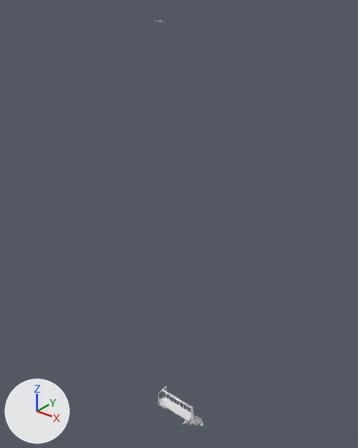
The FBX model road_train_trailer/meshes/trucks/tuning/extension.fbx: old version first, new version second.
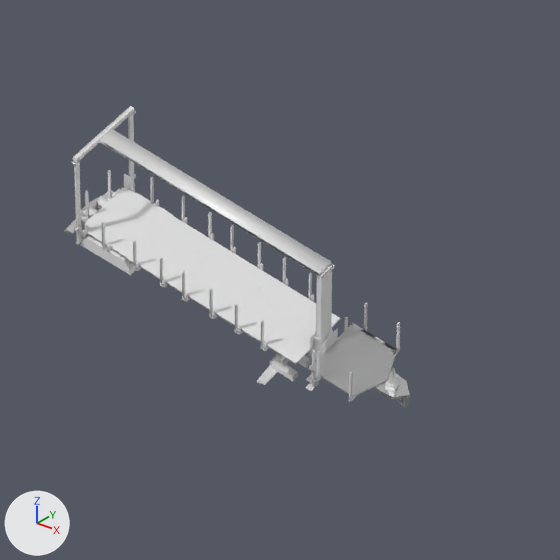
Each version appears first whole from a 50 mm camera at (0.605, -0.787, 1.068) aimed at (-0.043, 0.023, 0.566), and next in a close-up on the part from 41% to 63% of the width and 83% to 100% of the height. Lighting does not change. The marker at lower left points along +X, +Y and +Z. Where no turn or scale is listed for an object, it has been applied to the vertices. Vertices at the same position are counted once.

Names of what the first close-up shows: 'arm', 'cdt_Body.007', 'cdt_Hitch.004', 'cdt_Lift.007', 'cdt_Pin.002', 'extension.001', 'lift2.003', 'top.008', 'universal'.
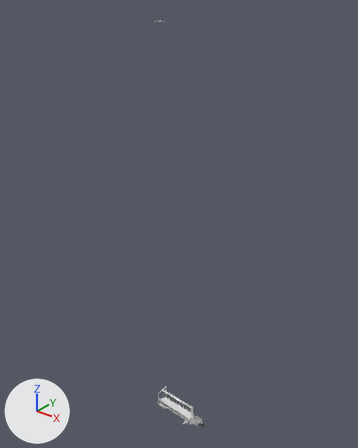
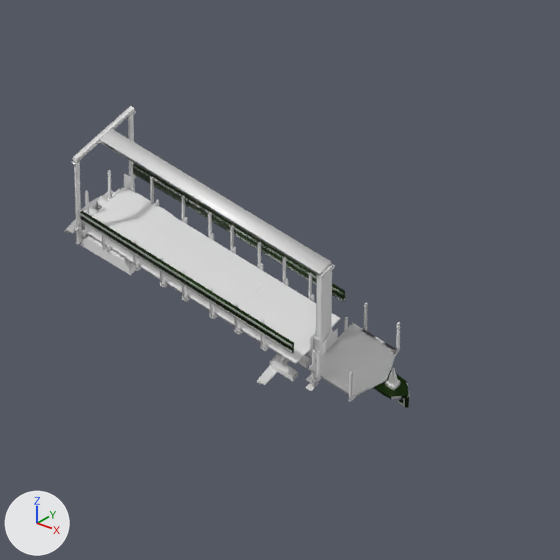
What differs and where, as boxes [x1, y1, x2, y2] in the close-ups (560 x 560 px):
'cdt_Lift.007', reshaped
    before: [81, 173, 316, 363]
    after: [80, 163, 345, 363]
'top.008', surface changed, reshaped (50% taller)
    before: [78, 113, 331, 273]
    after: [78, 113, 345, 353]
'arm', recoloured
    both: [373, 370, 409, 408]
part 1 of me_cube_105, added
    after: [133, 166, 341, 294]
part 2 of me_cube_105, added
    after: [133, 171, 345, 299]
part 3 of me_cube_105, added
    after: [80, 213, 292, 347]
part 4 of me_cube_105, added
    after: [80, 219, 292, 353]
part 5 of me_cube_027, added
    after: [80, 163, 345, 353]

What changed in the scene script:
```text
Change mat_arm_mat:
    mat_arm_mat.base_color: (0.8, 0.8, 0.8) -> (0.0161, 0.0387, 0.00816)  # white #e7e7e7 -> dark green #223716
Change mat_top_mat:
    mat_top_mat.metallic: 0.0 -> 0.858
Change me_cube_105:
    where me_cube_105.from_pydata(...)  # 56 vertices, 44 faces; spans x -0.0396..0.0658, y -0.016..0.0161, z -0.0009..0.0009
    used by ob_top_008; location = (-0.0447, -0.0001, 0.049)
    me_cube_105 part 1: the loose piece of 8 vertices spanning x -0.0396..0.0658, y 0.0025..0.0036, z -0.0009..0.0009 is copied, and the copy is turned -0.2 degrees about the y axis through its middle and scaled by 0.961, then moved by (-0.0003, 0.0124, -0.0267); it spans x -0.0378..0.0634, y 0.0149..0.0161, z -0.0274..-0.026
    me_cube_105 part 2: the loose piece of 8 vertices spanning x -0.0396..0.0658, y 0.0025..0.0036, z -0.0009..0.0009 is copied, and the copy is turned -0.2 degrees about the y axis through its middle and scaled by 0.961, then moved by (-0.0003, 0.0124, -0.0297); it spans x -0.0378..0.0634, y 0.0149..0.0161, z -0.0304..-0.029
    me_cube_105 part 3: the loose piece of 8 vertices spanning x -0.0396..0.0658, y 0.0025..0.0036, z -0.0009..0.0009 is copied, and the copy is turned -0.2 degrees about the y axis through its middle and scaled by 0.961, then moved by (-0.0003, -0.0185, -0.0267); it spans x -0.0378..0.0634, y -0.0161..-0.0149, z -0.0274..-0.026
    me_cube_105 part 4: the loose piece of 8 vertices spanning x -0.0396..0.0658, y 0.0025..0.0036, z -0.0009..0.0009 is copied, and the copy is turned -0.2 degrees about the y axis through its middle and scaled by 0.961, then moved by (-0.0003, -0.0185, -0.0297); it spans x -0.0378..0.0634, y -0.0161..-0.0149, z -0.0304..-0.029
Change me_cube_027:
    used by ob_cdt_lift_007; location = (0.0, 0.0, -0.0081)
    remove me_cube_027.from_pydata(...)  # 572 vertices, 426 faces; spans x -0.0881..0.0192, y -0.0152..0.0151, z 0.017..0.0313
    add me_cube_027.from_pydata(...)  # 588 vertices, 438 faces; spans x -0.0881..0.0192, y -0.0162..0.016, z 0.017..0.0313
    me_cube_027 part 5
    10 vertices are added at x -0.0825..0.0187, y -0.0162..0.0148, z 0.0266..0.0313
    6 new vertices lie (0.0, 0.0012, 0.0) away from vertices in x -0.0825..0.0187, y -0.0162..0.0148, z 0.0266..0.0313
    12 new faces join them, mat_arm_mat_001 (dark green #223716)
    add me_cube_027.materials.append(mat_arm_mat)  # dark green #223716
```
